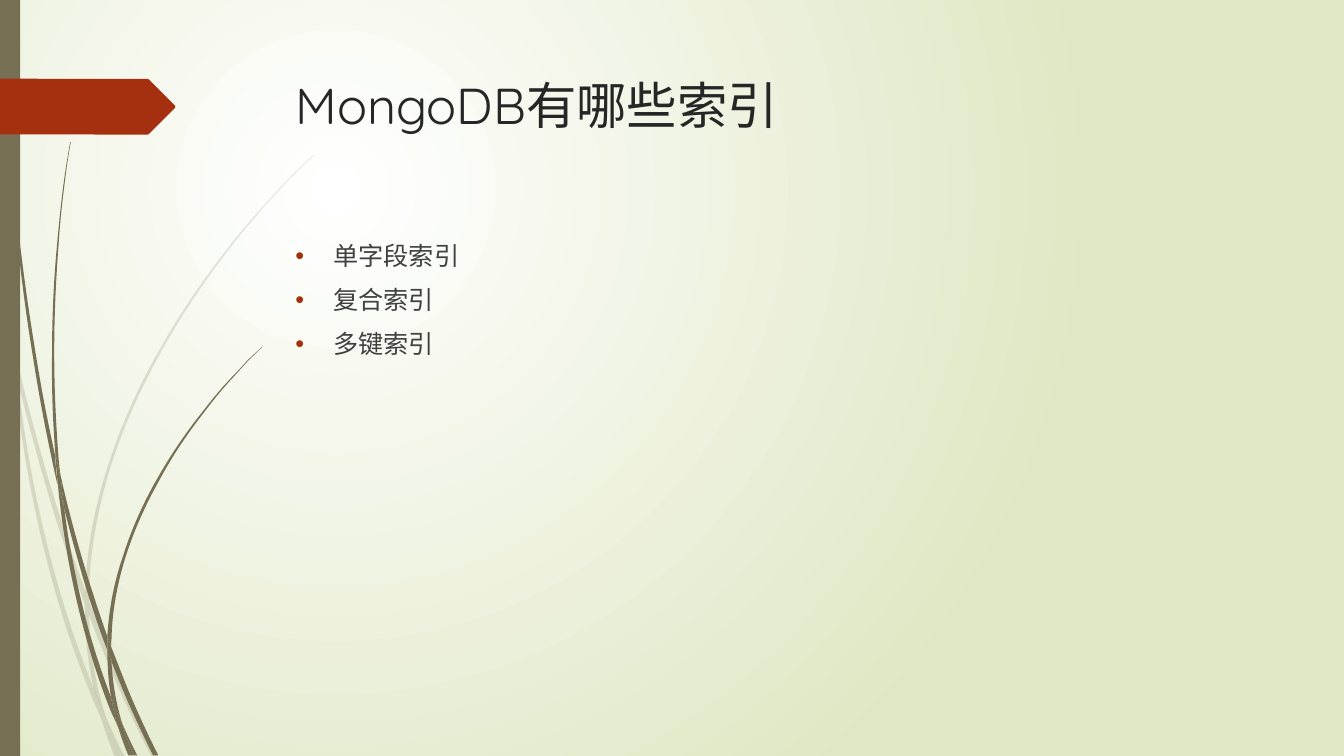
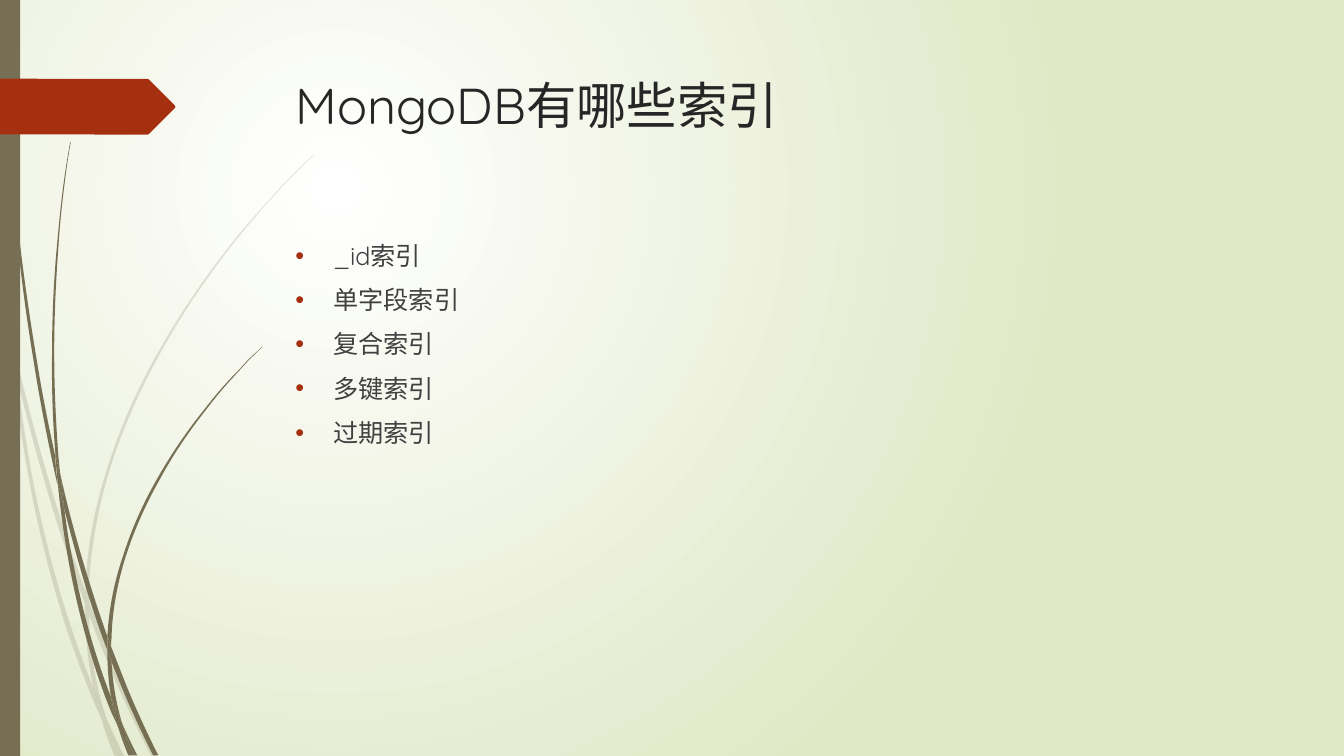
Before and after one commit to xljnc/husky-starter, a slide deck: slide 3 of doc/MongoDB索引.pptx. Drawn at 1344x756 pixels with LibreOffice and Linux fonts; fonts in the diff are those of the drawing. Boxes give left, top, right and bottom in pixels: in the first picture for what was removed or moved away, otherwise in the second. Text is boxed around its words. In the diff, an @@ line names an element or a change of style, - is before the commit and + after.

```diff
--- a/doc/MongoDB索引.pptx
+++ b/doc/MongoDB索引.pptx
@@ text at <box>333,244,421,269</box>: paragraph added @@
+• _id索引
@@ text at <box>333,421,434,444</box>: paragraph added @@
+• 过期索引
```
Also in this commit, not shown: 1 other slide changed, 2 slides added, 1 slide removed.
